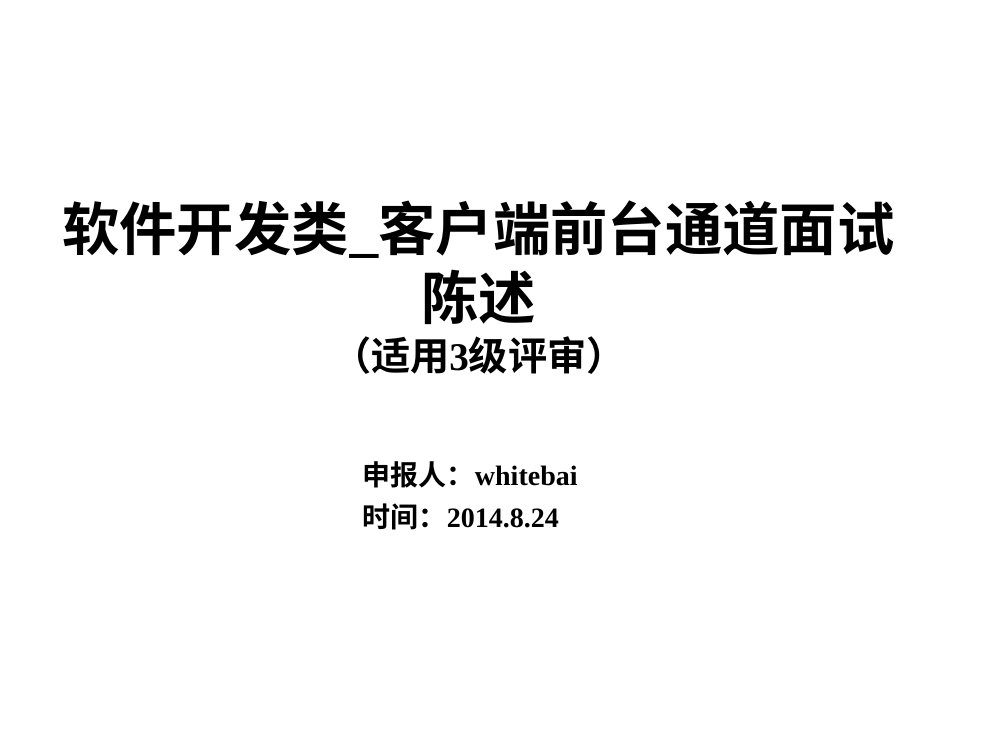
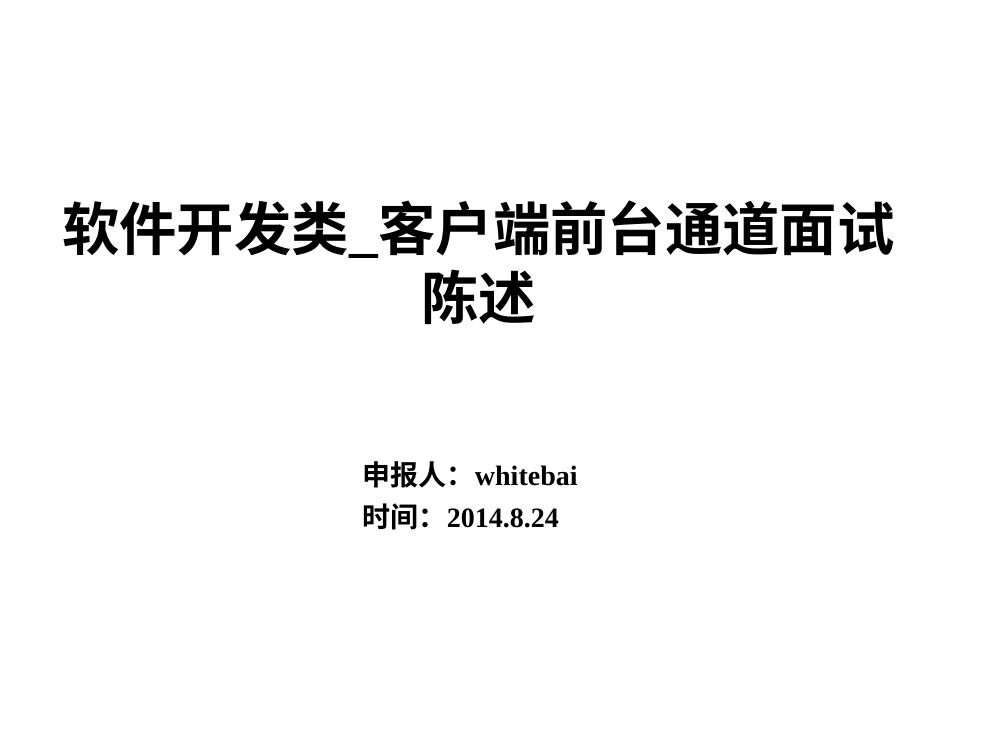
Before and after one commit to henryfung01/StreetFighter, a slide deck: slide 1 of Doc/whitebai.pptx. Drawn at 1008x756 pixels with LibreOffice and Linux fonts; fonts in the diff are those of the drawing; background and template pictures are left out. Boxes give left, top, right and bottom in pixels: in the first picture for what was removed or moved away, otherwise in the second. Text is boxed around its words. In the diff, an @@ line names an element or a change of style, - is before the commit and + after.

```diff
--- a/Doc/whitebai.pptx
+++ b/Doc/whitebai.pptx
@@ title at [62, 200, 894, 324]: text changed @@
-软件开发类_客户端前台通道面试陈述
-（适用3级评审）
+软件开发类_客户端前台通道面试陈述
```
Also in this commit, not shown: 1 other slide changed, 9 slides added, 2 slides removed, 2 other files.
